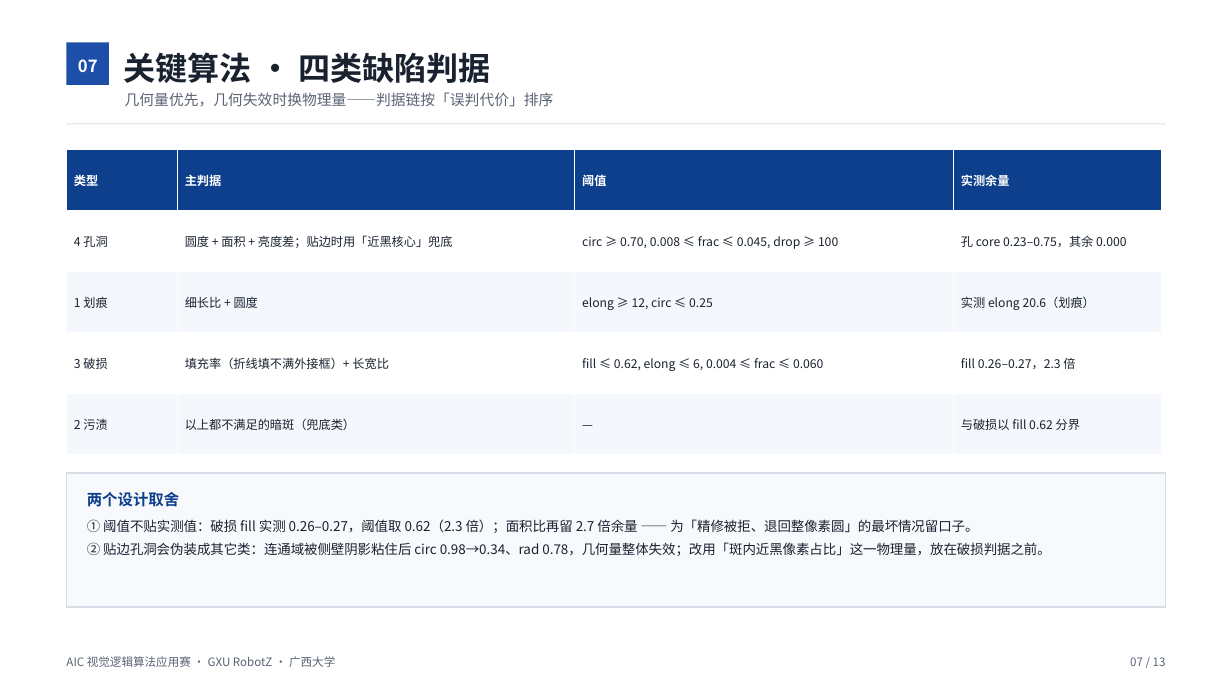
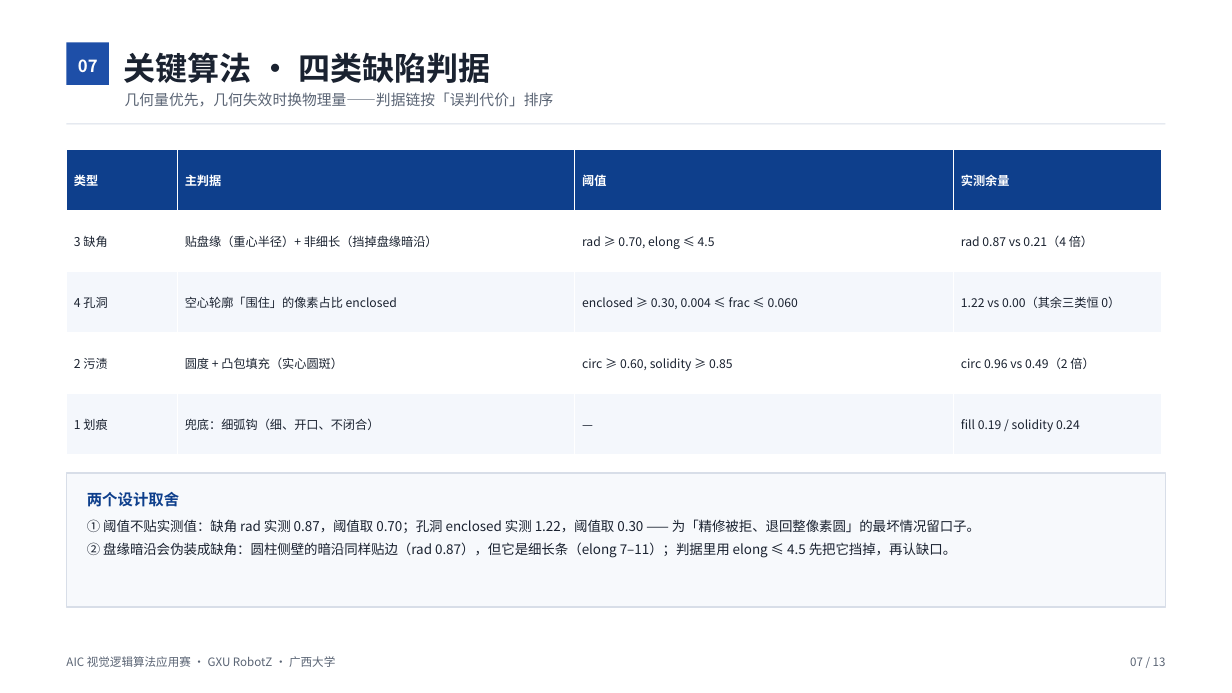
Before and after one commit to NileuyGneHz/AIC_cv-dev, a slide deck: slide 7 of docs/competition/AIC视觉分拣技术文档/AIC视觉分拣技术文档.pptx. Drawn at 1232x693 pixels with LibreOffice and Linux fonts; fonts in the diff are those of the drawing. Boxes give left, top, right and bottom in pixels: in the first picture for what was removed or moved away, otherwise in the second. Text is boxed around its words. In the diff, an @@ line names an element or a change of style, - is before the commit and + after.

Commit message:
feat(sim): 四类缺陷图案对齐官方图 8（缺角改为真缺口）
图案（赛题规则 §2「任务流程和物料」图 8）：
- 1 划痕 = 一条细弧钩（开口光滑曲线，不再有直线/折线变体）
- 2 污渍 = 一个实心圆斑（去掉方/三角变体）
- 3 缺角 = **盘缘楔形缺口**：visual mesh 挖掉一块（碰撞体仍是整圆柱），
  worlds/meshes/plate_NN.obj；缺口角位置/张角/深度随 seed 随机
- 4 孔洞 = 空心三角轮廓（1.6 mm 细线，去掉方/圆变体）
- 标记环改成**空心圆管**（marker_tube.obj），否则实心套环会把缺口盖掉

判据（defect_classifier 重写，四类各一个判别量）：
- 缺角：rad ≥ 0.70 且 elong ≤ 4.5（盘缘暗沿 elong 7~11 挡掉）
- 孔洞：enclosed ≥ 0.30（轮廓围住像素/轮廓像素；其余三类恒 0）
- 污渍：circ ≥ 0.60 且 solidity ≥ 0.85
- 划痕：兜底
实测 logs/patterns4：11/11 帧判对（另 1 帧空帧未生成）；隔 2~4 倍余量。

同时修：plate_detector 关开运算 + 面积下限按盘面积比例（细线轮廓不再被吃掉）；
vision_node 参数名同步。

验证：L4 真视觉 12/12、落位 0.0 mm；红/绿环近景复核通过（绿 12598 px / 红 12066 px）；
图集、PPT 判据页、README/指南口径同步更新。

```diff
--- a/docs/competition/AIC视觉分拣技术文档/AIC视觉分拣技术文档.pptx
+++ b/docs/competition/AIC视觉分拣技术文档/AIC视觉分拣技术文档.pptx
@@ table at (x1=67, y1=150, x2=1162, y2=455) @@
-row 2: 4 孔洞 | 圆度 + 面积 + 亮度差；贴边时用「近黑核心」兜底 | circ ≥ 0.70, 0.008 ≤ frac ≤ 0.045, drop ≥ 100 | 孔 core 0.23–0.75，其余 0.000
+row 2: 3 缺角 | 贴盘缘（重心半径）+ 非细长（挡掉盘缘暗沿） | rad ≥ 0.70, elong ≤ 4.5 | rad 0.87 vs 0.21（4 倍）
-row 3: 1 划痕 | 细长比 + 圆度 | elong ≥ 12, circ ≤ 0.25 | 实测 elong 20.6（划痕）
+row 3: 4 孔洞 | 空心轮廓「围住」的像素占比 enclosed | enclosed ≥ 0.30, 0.004 ≤ frac ≤ 0.060 | 1.22 vs 0.00（其余三类恒 0）
-row 4: 3 破损 | 填充率（折线填不满外接框）+ 长宽比 | fill ≤ 0.62, elong ≤ 6, 0.004 ≤ frac ≤ 0.060 | fill 0.26–0.27，2.3 倍
+row 4: 2 污渍 | 圆度 + 凸包填充（实心圆斑） | circ ≥ 0.60, solidity ≥ 0.85 | circ 0.96 vs 0.49（2 倍）
-row 5: 2 污渍 | 以上都不满足的暗斑（兜底类） | — | 与破损以 fill 0.62 分界
+row 5: 1 划痕 | 兜底：细弧钩（细、开口、不闭合） | — | fill 0.19 / solidity 0.24
@@ text at (x1=87, y1=519, x2=980, y2=558): text changed @@
-① 阈值不贴实测值：破损 fill 实测 0.26–0.27，阈值取 0.62（2.3 倍）；面积比再留 2.7 倍余量 —— 为「精修被拒、退回整像素圆」的最坏情况留口子。
-② 贴边孔洞会伪装成其它类：连通域被侧壁阴影粘住后 circ 0.98→0.34、rad 0.78，几何量整体失效；改用「斑内近黑像素占比」这一物理量，放在破损判据之前。
+① 阈值不贴实测值：缺角 rad 实测 0.87，阈值取 0.70；孔洞 enclosed 实测 1.22，阈值取 0.30 —— 为「精修被拒、退回整像素圆」的最坏情况留口子。
+② 盘缘暗沿会伪装成缺角：圆柱侧壁的暗沿同样贴边（rad 0.87），但它是细长条（elong 7–11）；判据里用 elong ≤ 4.5 先把它挡掉，再认缺口。
```
Also in this commit, not shown: 1 other slide changed, 18 other files.
